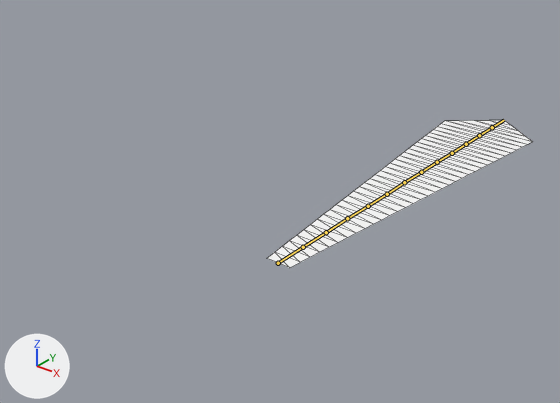
A saved change to the glTF model glb_imports/ClarityScarf.glb.
Camera for both pictures: a camera (50 mm lens) standing at (28.4, -35.3, 26.5) and looking at (-3.7, 4.8, 1.7). Arrows for +X, +Y and +Z are at lower left; the lights stay in place. The older version comes first. The bones that bend it are drawn over the model as lines. Mesh edges are drawn as thin lines.

The first picture shows 'ScarfMesh'.
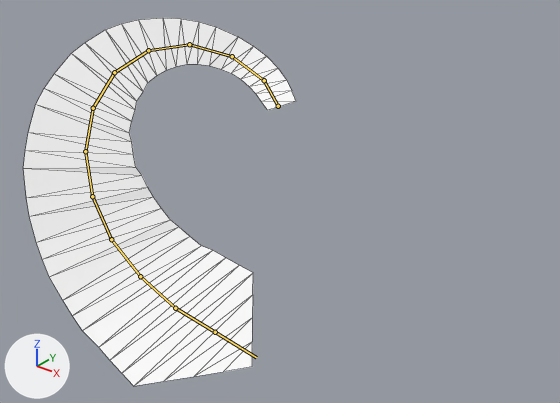
The newer file adds an action. The first version stands in its rest pose; the second is drawn at frame 180 of the action 'RegenShardsScarf'.

Location of each change, [x1, y1, x2, y2] in pixels of the pictures (560 x 403 px):
'ScarfMesh', posed (148% taller): before [267, 120, 533, 268]; after [23, 18, 296, 386]
bone 'Bone', root to tip: before (278, 263) to (303, 247); after (278, 106) to (264, 80)
bone 'Bone.012', root to tip: before (303, 247) to (326, 232); after (264, 80) to (232, 56)
bone 'Bone.011', root to tip: before (326, 232) to (347, 218); after (232, 56) to (189, 44)
bone 'Bone.010', root to tip: before (347, 218) to (368, 206); after (189, 44) to (148, 50)
bone 'Bone.009', root to tip: before (368, 206) to (387, 194); after (148, 50) to (114, 72)
bone 'Bone.008', root to tip: before (387, 194) to (404, 182); after (114, 72) to (93, 108)
bone 'Bone.007', root to tip: before (404, 182) to (421, 172); after (93, 108) to (85, 151)
bone 'Bone.006', root to tip: before (421, 172) to (437, 162); after (85, 151) to (92, 196)
bone 'Bone.005', root to tip: before (437, 162) to (452, 153); after (92, 196) to (111, 239)
bone 'Bone.004', root to tip: before (452, 153) to (466, 144); after (111, 239) to (140, 276)
bone 'Bone.003', root to tip: before (466, 144) to (479, 135); after (140, 276) to (175, 308)
bone 'Bone.002', root to tip: before (479, 135) to (492, 127); after (175, 308) to (215, 332)

What the commit changed:
Bone 'Bone' (bone_bone) moves from (0.0, 0.0, 0.0) to (0.0, 0.0, 11.04).
Bone 'Bone' (bone_bone) turns from (0, 0, 0) to (18, -7, 56) degrees about its own x, y and z.
Bone 'Bone.012' (bone_bone_012) turns from (0, 0, 0) to (15, -4, 32) degrees about its own x, y and z.
Bone 'Bone.011' (bone_bone_011) turns from (0, 0, 0) to (9, -3, 34) degrees about its own x, y and z.
Bone 'Bone.010' (bone_bone_010) turns from (0, 0, 0) to (2, -1, 30) degrees about its own x, y and z.
Bone 'Bone.009' (bone_bone_009) turns from (0, 0, 0) to (-3, 0, 25) degrees about its own x, y and z.
Bone 'Bone.008' (bone_bone_008) turns from (0, 0, 0) to (-4, 0, 21) degrees about its own x, y and z.
Bone 'Bone.007' (bone_bone_007) turns from (0, 0, 0) to (-3, 0, 19) degrees about its own x, y and z.
Bone 'Bone.006' (bone_bone_006) turns from (0, 0, 0) to (0, -1, 17) degrees about its own x, y and z.
Bone 'Bone.005' (bone_bone_005) turns from (0, 0, 0) to (4, -1, 14) degrees about its own x, y and z.
Bone 'Bone.004' (bone_bone_004) turns from (0, 0, 0) to (7, -2, 11) degrees about its own x, y and z.
Bone 'Bone.003' (bone_bone_003) turns from (0, 0, 0) to (10, -1, 8) degrees about its own x, y and z.
Bone 'Bone.002' (bone_bone_002) turns from (0, 0, 0) to (12, -1, 4) degrees about its own x, y and z.
